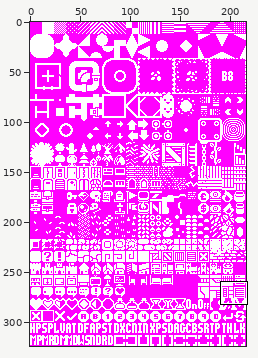
Edited in one commit: sprite sheet (assets/font-tiles.png). Above: a wide view before the commit, with the close-up outlined.
Close-up. As it was:
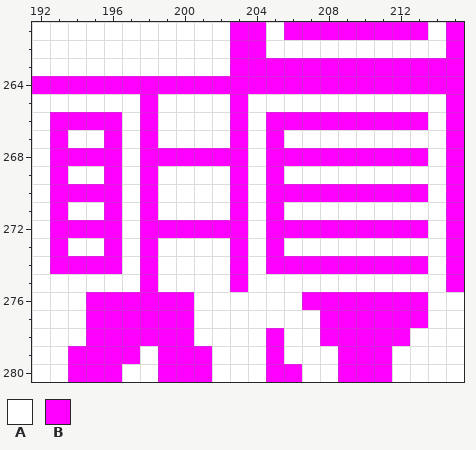
The file is 216x324 pixels. Shown: x 192..215, y 261..280. The commit also changed other parts of the picture, which this record leaves out.
Palette (. is transparent): A #ffffff  B #ff00ff
Pixels before, first column x 192:
261 AAAAAAAAAAABBABBBBBBBBAB
262 AAAAAAAAAAABBAAAAAAAAAAB
263 AAAAAAAAAAABBBBBBBBBBBBB
264 BBBBBBBBBBBBBBBBBBBBBBBB
265 AAAAAABAAAABAAAAAAAAAAAB
266 ABBBBABAAAABABBBBBBBBBAB
267 ABAABABAAAABABAAAAAAAAAB
268 ABBBBABBBBBBABBBBBBBBBAB
269 ABAABABAAAABABAAAAAAAAAB
270 ABBBBABAAAABABBBBBBBBBAB
271 ABAABABAAAABABAAAAAAAAAB
272 ABBBBABBBBBBABBBBBBBBBAB
273 ABAABABAAAABABAAAAAAAAAB
274 ABBBBABAAAABABBBBBBBBBAB
275 AAAAAABAAAABAAAAAAAAAAAB
276 AAABBBBBBAAAAAABBBBBBBAA
277 AAABBBBBBAAAAAAABBBBBBAA
278 AAABBBBBBAAAABAABBBBBAAA
279 AABBBBABBBAAABAAABBBAAAA
280 AABBBAABBBAAABBAABBBAAAA
Now the later version:
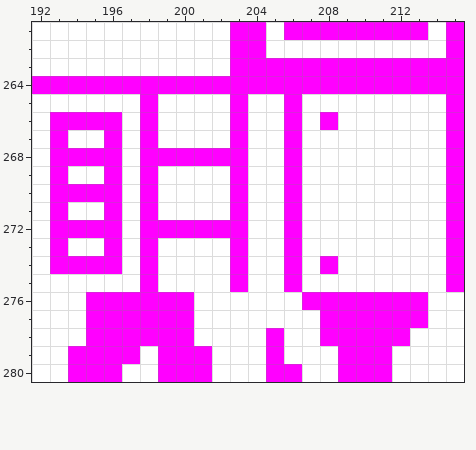
Diff:
Changed rows in their new state; - is an unchanged pixel.
first column x 205:
265 -B-------
266 A-A-AAAAA
267 AB-------
268 A-AAAAAAA
269 AB-------
270 A-AAAAAAA
271 AB-------
272 A-AAAAAAA
273 AB-------
274 A-A-AAAAA
275 -B-------
Changed places in both close-ups, as pixel boxes (x1, y1, x2, y2):
changed: (266, 94, 428, 292)
